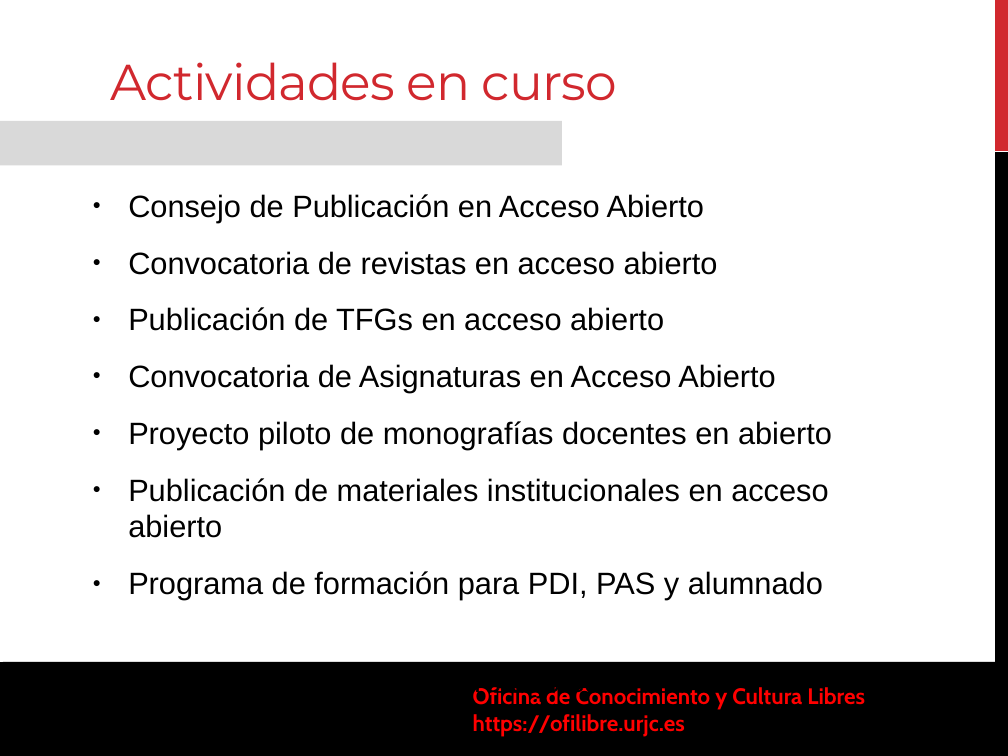
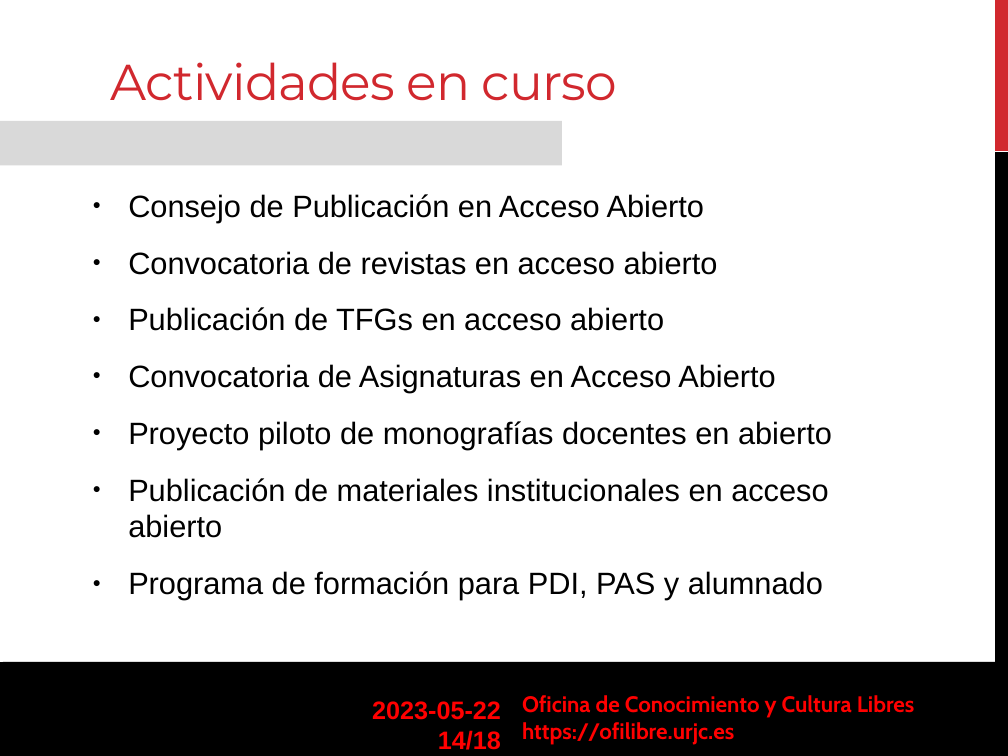
Before and after one commit to gabrielIzquierdo/OfiLibreGabri.github.io, a slide deck: slide 14 of static/transpas/ofilibre/Ofilibre-presentacion.odp. Drawn at 1008x756 pixels with LibreOffice and Linux fonts; fonts in the diff are those of the drawing; background and template pictures are left out. Boxes give left, top, right and bottom in pixels: in the first picture for what was removed or moved away, otherwise in the second. Text is boxed around its words. In the diff, an @@ line names an element or a change of style, - is before the commit and + after.

Commit message:
Actualizando la presentación de la OfiLibre

```diff
--- a/static/transpas/ofilibre/Ofilibre-presentacion.odp
+++ b/static/transpas/ofilibre/Ofilibre-presentacion.odp
@@ text "Oficina de Conocimiento y Cultura ...": place and size @@
-text "Oficina de Conocimiento y Cultura ..." at <box>473,687,865,737</box>
+text "Oficina de Conocimiento y Cultura ..." at <box>522,695,915,745</box>
@@ text added at <box>372,701,501,750</box>, 18 pt, text #FF0000, bold @@
+2023-05-22
+14/18
```
Also in this commit, not shown: 16 other slides changed, 1 other file.
